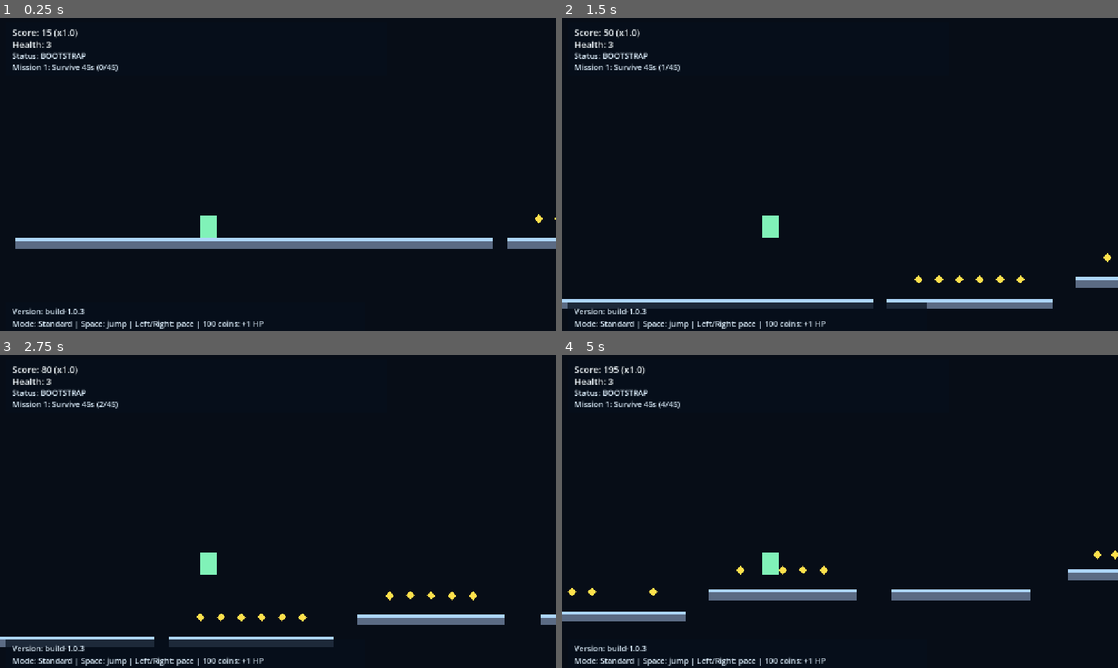
Above: before the commit, frames 1-4 (two rows, left to right).
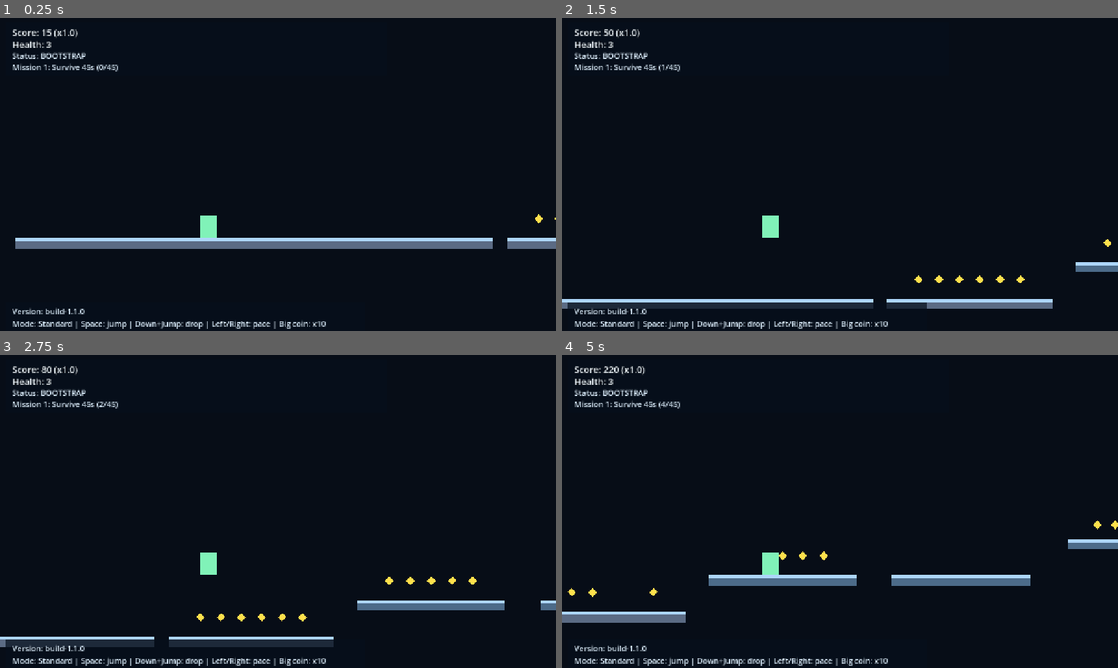
Above: after the commit, the same moments.

Repository: DKE-DEV-33/Endless-Runner-Redux
Game: Godot game, scene res://scenes/Main.tscn
Two runs of this game, one before a commit and one after it. Both use one fixed random seed, a clock stepped at 60 frames per second and the inputs below.
Inputs:
- Up to frame 1 (0.25 s): no input
- Up to frame 2 (1.5 s): tap Enter at 0.5 s; hold Space (jump) 0.53-1.28 s; hold Right (ui_right) from 0.53 s (still down); tap Space (jump) at 1.35 s
- Up to frame 3 (2.75 s): tap Space (jump) at 1.52, 1.82 s; release Right (ui_right) at 2.03 s; hold Left (ui_left) from 2.03 s (still down); hold Space (jump) from 2.03 s (still down)
- Up to frame 4 (5 s): release Space (jump) at 2.78 s; tap Space (jump) at 2.85, 3.02, 3.32, 4.35, 4.52, 4.82 s; hold Space (jump) 3.53-4.28 s; release Left (ui_left) at 4.28 s; hold Right (ui_right) from 4.28 s (still down)

The runs differ from the first frame. In frame 1, 0.5% of the frame differs, in the area x 13-59%, y 92-100%; in frame 2, 1.0%; in frame 3, 2.6%; in frame 4, 5.1%, in the area x 0-100%, y 3-100%.

Commit message:
Add platform-type collisions, drop-through controls, and x10 big coin pickups

Diff:
--- a/scenes/Main.tscn
+++ b/scenes/Main.tscn
@@ -133,7 +133,7 @@
 offset_top = 662.0
 offset_right = 500.0
 offset_bottom = 690.0
-text = "Version: build-1.0.3"
+text = "Version: build-1.1.0"
 label_settings = SubResource("3")
 
 [node name="PauseLayer" type="CanvasLayer" parent="."]
--- a/scripts/main.gd
+++ b/scripts/main.gd
@@ -1,5 +1,5 @@
 extends Node2D
-const BUILD_VERSION: String = "build-1.0.3"
+const BUILD_VERSION: String = "build-1.1.0"
 
 const PLATFORM_THICKNESS: float = 24.0
 const PLAYER_AHEAD_SPAWN: float = 1650.0
@@ -29,8 +29,11 @@
 const HAZARD_HIT_COOLDOWN: float = 0.45
 const SETTINGS_FILE: String = "user://settings.cfg"
 const HEALTH_PICKUP_PITY_DANGER_ROUTES: int = 5
-
-const LANE_Y: Array[float] = [448.0, 398.0, 352.0, 308.0]
+const BIG_COIN_VALUE: int = 10
+const PLATFORM_LAYER_SOLID: int = 1
+const PLATFORM_LAYER_ONE_WAY: int = 2
+
+const LANE_Y: Array[float] = [448.0, 364.0, 282.0]
 const SECTION_COLORS: Array[Color] = [
 	Color(0.03, 0.05, 0.09),
 	Color(0.05, 0.08, 0.14),
@@ -86,11 +89,13 @@
 var next_rift_at: float = 0.0
 
 enum MissionType { COINS, SURVIVE_TIME, NO_HIT_DISTANCE }
+enum PlatformType { SOLID, ONE_WAY_UP, DROP_THROUGH, GHOST }
 var mission_type: int = MissionType.COINS
 var mission_no_hit_start_x: float = 0.0
 
 var platforms: Array[Node2D] = []
 var coins: Array[Area2D] = []
+var big_coins: Array[Area2D] = []
 var hazards: Array[Area2D] = []
 var health_pickups: Array[Area2D] = []
 var speed_pickups: Array[Area2D] = []
@@ -110,7 +115,7 @@
 	health_label.text = "Health: %d" % health
 	status_label.text = "Status: BOOTSTRAP"
 	mission_label.text = _mission_text()
-	info_label.text = "Mode: %s | Space: jump | Left/Right: pace | 100 coins: +1 HP" % run_mode.capitalize()
+	info_label.text = "Mode: %s | Space: jump | Down+Jump: drop | Left/Right: pace | Big coin: x10" % run_mode.capitalize()
 	version_label.text = "Version: %s" % BUILD_VERSION
 	_setup_pause_ui()
 
@@ -168,7 +173,8 @@
 
 func _spawn_fixed_platform(start_x: float, lane: int, width: float, gap_after: float, add_coins: bool) -> float:
 	var y: float = LANE_Y[lane]
-	var platform: StaticBody2D = _create_platform(start_x, y, width)
+	var platform_type: int = PlatformType.SOLID if lane == 0 else PlatformType.ONE_WAY_UP
+	var platform: StaticBody2D = _create_platform(start_x, y, width, platform_type)
 	platforms.append(platform)
 	add_child(platform)
 	if add_coins:
@@ -179,12 +185,14 @@
 	var segment_len: float = _pick_segment_length()
 	var lane: int = _pick_reachable_lane(last_lane)
 	var y: float = LANE_Y[lane]
-
-	var platform: StaticBody2D = _create_platform(next_spawn_x, y, segment_len)
+	var platform_type: int = _pick_platform_type_for_lane(lane)
+
+	var platform: StaticBody2D = _create_platform(next_spawn_x, y, segment_len, platform_type)
 	platforms.append(platform)
 	add_child(platform)
 
 	_place_coins(next_spawn_x, y, segment_len, lane)
+	_maybe_place_big_coin(next_spawn_x, y, segment_len, lane)
 	_place_hazards(next_spawn_x, y, segment_len, lane)
 	routes_since_speed_pickup += 1
 	var speed_spawned: bool = _maybe_place_speed_pickup(next_spawn_x, y, segment_len, lane)
@@ -202,15 +210,32 @@
 	var min_len: float = MIN_SEGMENT + (MAX_SEGMENT - MIN_SEGMENT) * tier_scale
 	return rng.randf_range(min_len, MAX_SEGMENT)
 
-func _create_platform(x: float, y: float, width: float) -> StaticBody2D:
+func _pick_platform_type_for_lane(lane: int) -> int:
+	if lane == 0:
+		return PlatformType.SOLID
+	var roll: float = rng.randf()
+	if roll < 0.48:
+		return PlatformType.ONE_WAY_UP
+	if roll < 0.86:
+		return PlatformType.DROP_THROUGH
+	return PlatformType.SOLID
+
+func _create_platform(x: float, y: float, width: float, platform_type: int) -> StaticBody2D:
 	var body: StaticBody2D = StaticBody2D.new()
 	body.position = Vector2(x + width * 0.5, y)
 
-	var collision: CollisionShape2D = CollisionShape2D.new()
-	var rect_shape: RectangleShape2D = RectangleShape2D.new()
-	rect_shape.size = Vector2(width, PLATFORM_THICKNESS)
-	collision.shape = rect_shape
-	body.add_child(collision)
+	if platform_type != PlatformType.GHOST:
+		var collision: CollisionShape2D = CollisionShape2D.new()
+		var rect_shape: RectangleShape2D = RectangleShape2D.new()
+		rect_shape.size = Vector2(width, PLATFORM_THICKNESS)
+		collision.shape = rect_shape
+		if platform_type == PlatformType.ONE_WAY_UP or platform_type == PlatformType.DROP_THROUGH:
+			collision.one_way_collision = true
+			collision.one_way_collision_margin = 8.0
+			body.collision_layer = 1 << (PLATFORM_LAYER_ONE_WAY - 1)
+		else:
+			body.collision_layer = 1 << (PLATFORM_LAYER_SOLID - 1)
+		body.add_child(collision)
 
 	var visual: Polygon2D = Polygon2D.new()
 	visual.polygon = PackedVector2Array([
@@ -219,7 +244,14 @@
 		Vector2(width * 0.5, PLATFORM_THICKNESS * 0.5),
 		Vector2(-width * 0.5, PLATFORM_THICKNESS * 0.5)
 	])
-	visual.color = Color(0.36, 0.42, 0.52)
+	if platform_type == PlatformType.GHOST:
+		visual.color = Color(0.38, 0.35, 0.58, 0.55)
+	elif platform_type == PlatformType.DROP_THROUGH:
+		visual.color = Color(0.30, 0.46, 0.62)
+	elif platform_type == PlatformType.ONE_WAY_UP:
+		visual.color = Color(0.30, 0.42, 0.54)
+	else:
+		visual.color = Color(0.36, 0.42, 0.52)
 	body.add_child(visual)
 
 	var top_strip: Polygon2D = Polygon2D.new()
@@ -246,6 +278,19 @@
 		var coin: Area2D = _create_coin(Vector2(coin_x, coin_y))
 		coins.append(coin)
 		add_child(coin)
+
+func _maybe_place_big_coin(x: float, y: float, width: float, lane: int, chance: float = 0.12) -> void:
+	if lane == 0:
+		return
+	if width < 240.0:
+		return
+	if rng.randf() > chance:
+		return
+	var bx: float = x + rng.randf_range(width * 0.35, width * 0.72)
+	var by: float = y - 72.0
+	var big_coin: Area2D = _create_big_coin(Vector2(bx, by))
+	big_coins.append(big_coin)
+	add_child(big_coin)
 
 func _place_hazards(x: float, y: float, width: float, lane: int) -> void:
 	if lane > 2:
@@ -326,10 +371,18 @@
 		118.0,
 		LANE_Y[lane] - ALT_ROUTE_VERTICAL_GAP_MIN
 	)
-	var alt_platform: StaticBody2D = _create_platform(alt_x, alt_y, alt_width)
+	var alt_type_roll: float = rng.randf()
+	var alt_platform_type: int = PlatformType.ONE_WAY_UP
+	if alt_type_roll < 0.60:
+		alt_platform_type = PlatformType.DROP_THROUGH
+	elif alt_type_roll > 0.94:
+		alt_platform_type = PlatformType.GHOST
+
+	var alt_platform: StaticBody2D = _create_platform(alt_x, alt_y, alt_width, alt_platform_type)
 	platforms.append(alt_platform)
 	add_child(alt_platform)
-	_place_coins(alt_x, alt_y, alt_width, 3)
+	_place_coins(alt_x, alt_y, alt_width, 2)
+	_maybe_place_big_coin(alt_x, alt_y, alt_width, 2, 0.34)
 	# Alt route is the risk/reward lane: always add some danger, then occasional heal.
 	danger_routes_since_health += 1
 	if rng.randf() < 0.65:
@@ -377,6 +430,26 @@
 	area.body_entered.connect(_on_coin_body_entered.bind(area))
 	return area
 
+func _create_big_coin(pos: Vector2) -> Area2D:
+	var area: Area2D = Area2D.new()
+	area.position = pos
+
+	var shape: CollisionShape2D = CollisionShape2D.new()
+	var circle: CircleShape2D = CircleShape2D.new()
+	circle.radius = 15.0
+	shape.shape = circle
+	area.add_child(shape)
+
+	var sprite: Polygon2D = Polygon2D.new()
+	sprite.polygon = PackedVector2Array([
+		Vector2(-14, 0), Vector2(0, -14), Vector2(14, 0), Vector2(0, 14)
+	])
+	sprite.color = Color(1.0, 0.65, 0.12)
+	area.add_child(sprite)
+
+	area.body_entered.connect(_on_big_coin_body_entered.bind(area))
+	return area
+
 func _create_hazard(pos: Vector2) -> Area2D:
 	var area: Area2D = Area2D.new()
 	area.position = pos
@@ -455,6 +528,21 @@
 	coins.erase(coin)
 	coin.queue_free()
 
+func _on_big_coin_body_entered(body: Node, big_coin: Area2D) -> void:
+	if body != player:
+		return
+	_play_sfx_tone(1120.0, 0.08, -11.0)
+	bonus_score += 25 * BIG_COIN_VALUE
+	total_coins_collected += BIG_COIN_VALUE
+	while total_coins_collected >= next_bonus_heart_at:
+		_apply_health_delta(1)
+		next_bonus_heart_at += COINS_PER_BONUS_HEART
+		info_label.text = "Coin milestone reached! +1 HP | Next at %d coins" % next_bonus_heart_at
+	if mission_type == MissionType.COINS:
+		mission_progress += BIG_COIN_VALUE
+	big_coins.erase(big_coin)
+	big_coin.queue_free()
+
 func _on_hazard_body_entered(body: Node) -> void:
 	if body != player:
 		return
@@ -499,6 +587,11 @@
 		if c.global_position.x < limit:
 			coins.erase(c)
 			c.queue_free()
+
+	for bc: Area2D in big_coins.duplicate():
+		if bc.global_position.x < limit:
+			big_coins.erase(bc)
+			bc.queue_free()
 
 	for h: Area2D in hazards.duplicate():
 		if h.global_position.x < limit:
--- a/scripts/player.gd
+++ b/scripts/player.gd
@@ -18,6 +18,8 @@
 const JUMP_BUFFER := 0.12
 const MAX_AIR_JUMPS := 1
 const JUMP_RELEASE_CUT := 0.48
+const ONE_WAY_PLATFORM_MASK := 1 << 1
+const DROP_THROUGH_TIME := 0.22
 
 var coyote_timer := 0.0
 var jump_buffer_timer := 0.0
@@ -25,8 +27,19 @@
 var air_jumps_used := 0
 var current_run_speed := BASE_RUN_SPEED
 var pace_level := 0
+var drop_through_timer := 0.0
+
+func _ready() -> void:
+	# We keep one-way platforms on layer 2, while solids remain on layer 1.
+	collision_mask |= ONE_WAY_PLATFORM_MASK
 
 func _physics_process(delta: float) -> void:
+	drop_through_timer = max(drop_through_timer - delta, 0.0)
+	if drop_through_timer > 0.0:
+		collision_mask &= ~ONE_WAY_PLATFORM_MASK
+	else:
+		collision_mask |= ONE_WAY_PLATFORM_MASK
+
 	var pace_bonus: float = float(pace_level) * PACE_LEVEL_STEP
 	var section_base_speed: float = BASE_RUN_SPEED + pace_bonus
 	var section_min_speed: float = MIN_RUN_SPEED + pace_bonus
@@ -53,7 +66,12 @@
 		coyote_timer = max(coyote_timer - delta, 0.0)
 
 	if Input.is_action_just_pressed("jump"):
-		jump_buffer_timer = JUMP_BUFFER
+		# Down+jump on floor drops through one-way/drop-through platforms.
+		if Input.is_action_pressed("ui_down") and is_on_floor():
+			drop_through_timer = DROP_THROUGH_TIME
+			jump_buffer_timer = 0.0
+		else:
+			jump_buffer_timer = JUMP_BUFFER
 	else:
 		jump_buffer_timer = max(jump_buffer_timer - delta, 0.0)
 
